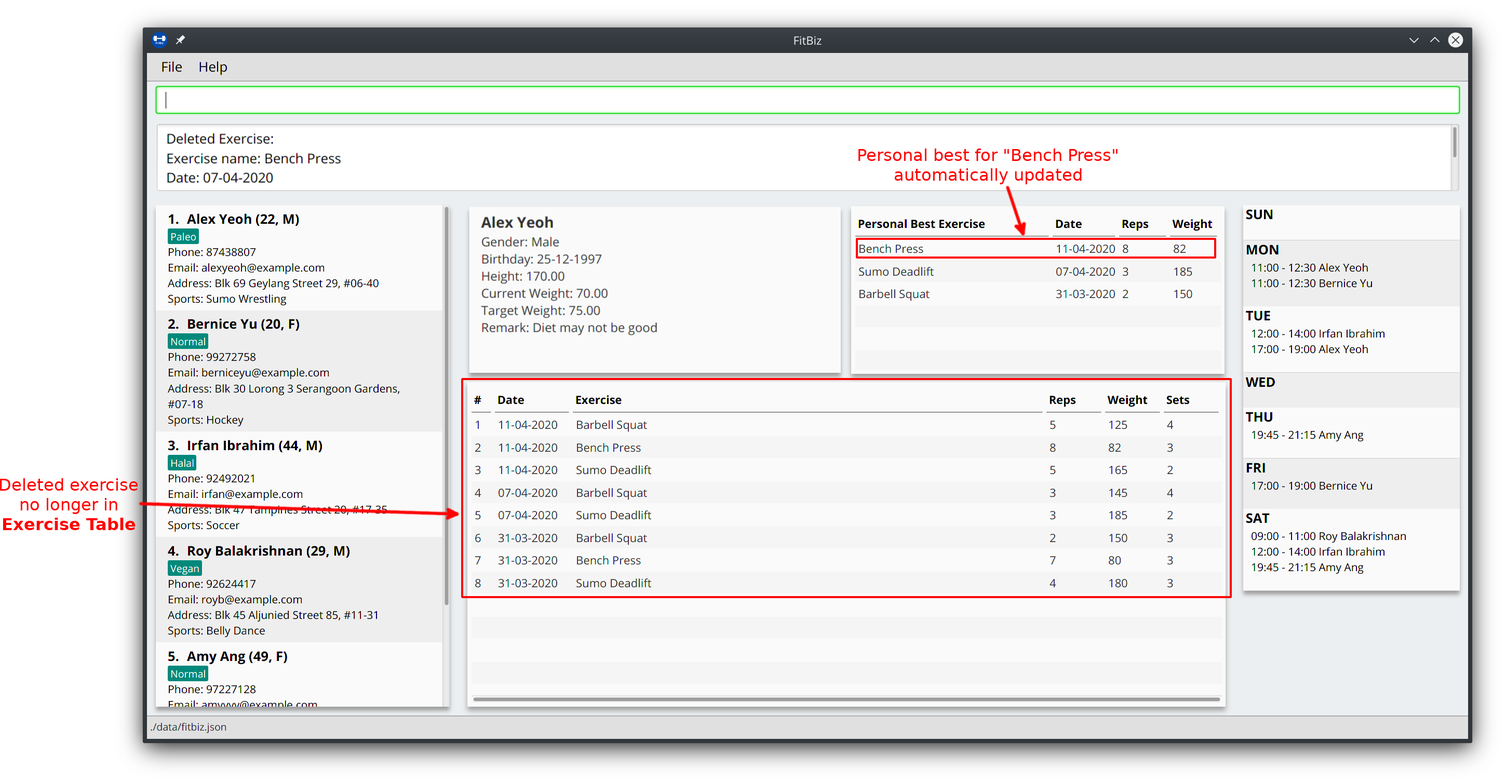
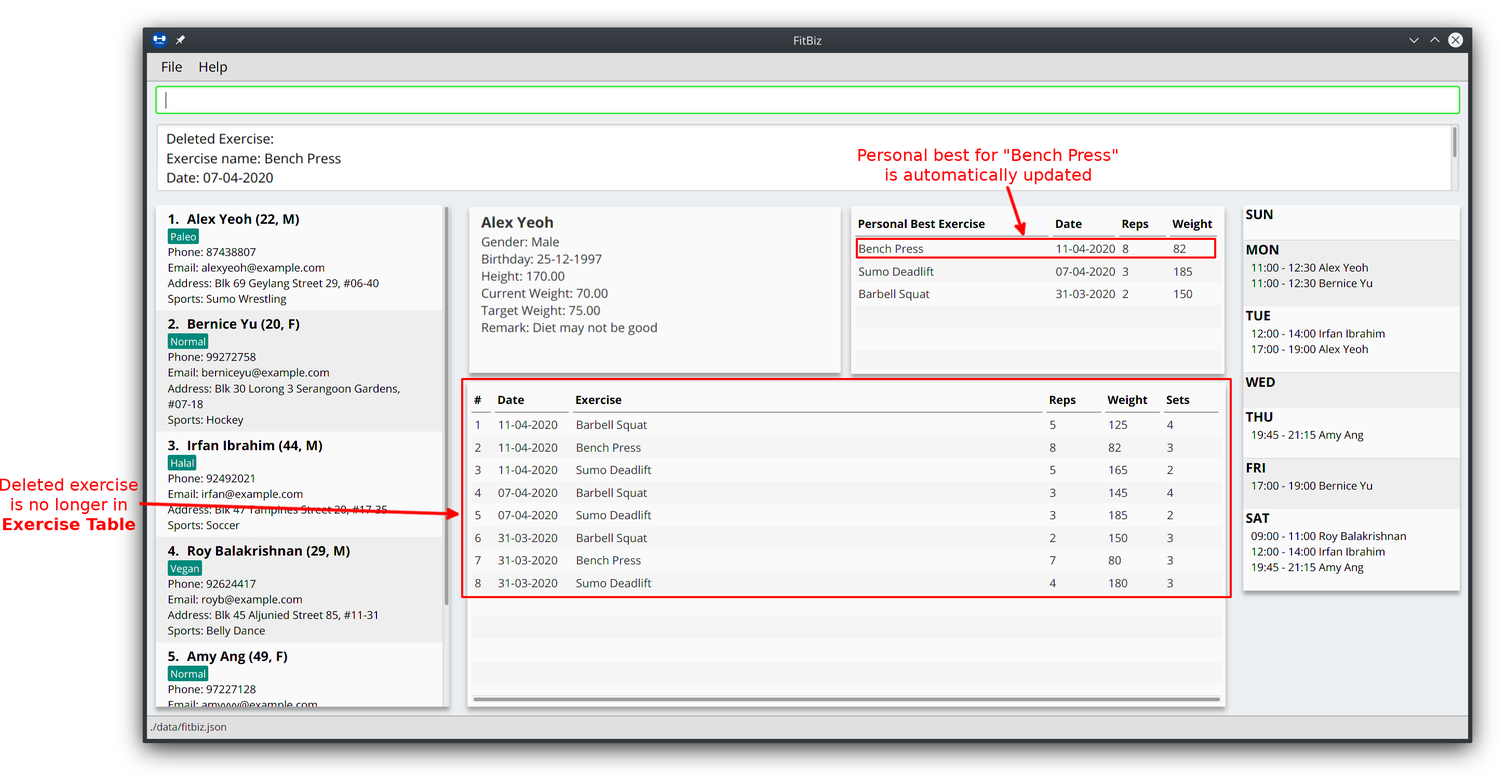
Layer changes from the first 1506 x 783 image to the second:
painted on "Personal best for 'Bench Press..." over [885, 168, 1092, 185]
painted on "Deleted exercise ..." over [11, 498, 127, 515]
